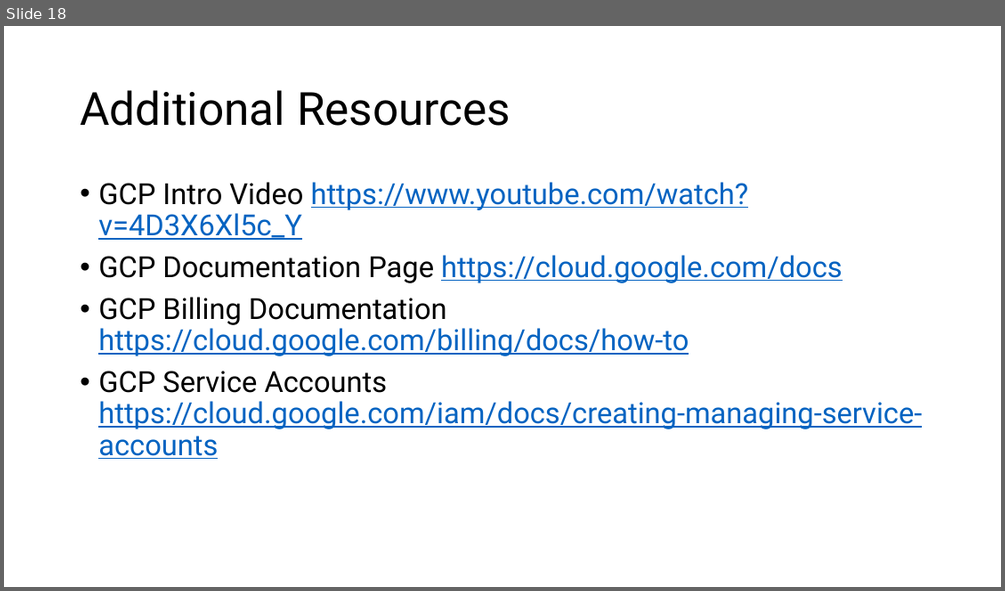
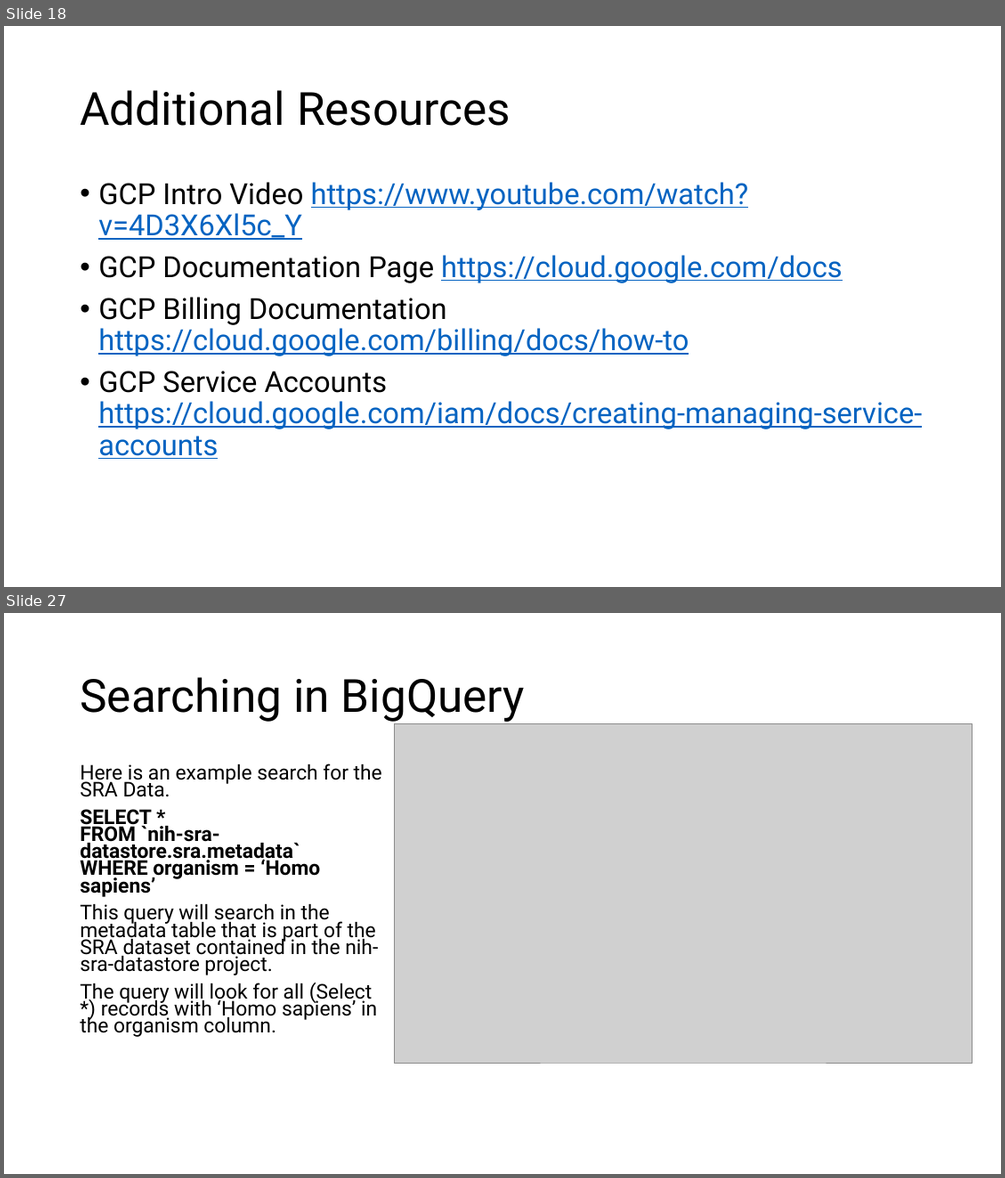
Before and after one commit to ncbi/ASHG-Workshop-2021, a slide deck: ASHG_1.pptx. Shown one above the other, each under a label of ours: slide 18 before the commit, slides 18 and 27 after it; the slides between them are not shown. The pictures are 1005x591 and 1005x1178 pixels, drawn with LibreOffice and Linux fonts; fonts in the diff are those of the drawing; grey boxes stand for pictures; background and template pictures are left out. Boxes give left, top, right and bottom in pixels: in the first picture for what was removed or moved away, otherwise in the second. Text is boxed around its words. In the diff, an @@ line names an element or a change of style, - is before the commit and + after.

```diff
--- a/ASHG_1.pptx
+++ b/ASHG_1.pptx
@@ slide 27 added at <box>4,613,1001,1174</box>, background picture (left out) @@
@@ title added at <box>80,677,525,722</box>, 44 pt, text #000000 @@
+Searching in BigQuery
@@ picture added at <box>395,724,972,1063</box> @@
@@ text added at <box>80,763,382,1037</box>, 19.6 pt, text #000000 @@
+Here is an example search for the SRA Data.
+SELECT *
+FROM `nih-sra-datastore.sra.metadata`
+WHERE organism = ‘Homo sapiens’
+This query will search in the metadata table that is part of the SRA dataset contained in the nih-sra-datastore project.
+The query will look for all (Select *) records with ‘Homo sapiens’ in the organism column.
```
Also in this commit, not shown: 20 other slides added.
